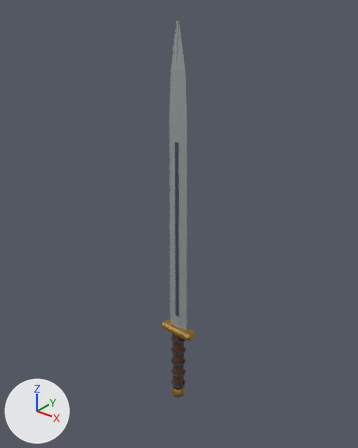
A saved change to the glTF model assets/models/weapons/sword_old.glb.
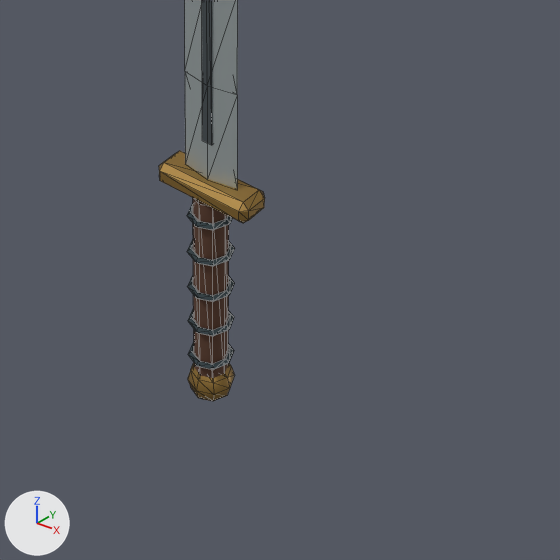
Each version appears first whole from a 50 mm lens placed at (0.693, -0.862, 0.969), pointed at (-0.026, 0.036, 0.412), and next in a close-up on the part from 31% to 81% of the width and 61% to 100% of the height. Every picture has the same lights, and +X, +Y and +Z are marked at lower left. The older version's two pictures come first. The close-ups show mesh edges as thin lines. Vertices at exactly the same position are counted once.

The first close-up shows 'Sword'.
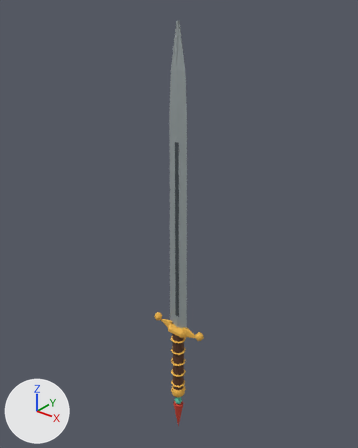
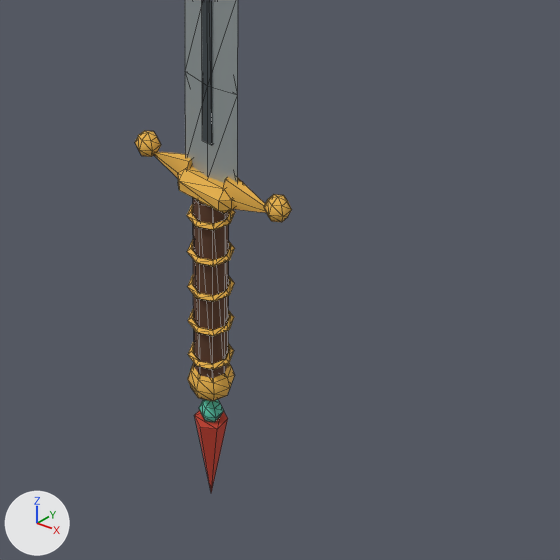
The change, as a list of edits to the scene's bpy script:
```text
Add mat_vk_jade_bead:
    mat_vk_jade_bead = principled_material('VK_jade_bead')
    mat_vk_jade_bead.base_color = (0.0931, 0.539, 0.381)  # green #56c2a6
    mat_vk_jade_bead.roughness = 0.9
Add mat_vk_leather:
    mat_vk_leather = principled_material('VK_leather')
    mat_vk_leather.base_color = (0.105, 0.0423, 0.0194)  # brown #5b3a26
    mat_vk_leather.roughness = 0.9
Add mat_vk_vermilion:
    mat_vk_vermilion = principled_material('VK_vermilion')
    mat_vk_vermilion.base_color = (0.578, 0.0513, 0.0273)  # red #c8402e
    mat_vk_vermilion.roughness = 0.9
Add mat_vk_gold:
    mat_vk_gold = principled_material('VK_gold')
    mat_vk_gold.base_color = (0.815, 0.445, 0.0685)  # orange #e9b24a
    mat_vk_gold.roughness = 0.9
Change me_sword:
    used by ob_sword; location = (0.0, 0.0, 0.0)
    remove me_sword.from_pydata(...)  # 286 vertices, 550 faces; spans x -0.05..0.05, y -0.022..0.022, z -0.132..0.9
    add me_sword.from_pydata(...)  # 367 vertices, 688 faces; spans x -0.082..0.082, y -0.022..0.022, z -0.26..0.9
    me_sword part 1: a new loose piece, a UV sphere (6 segments, 4 rings, poles along z) spanning x 0.062..0.082, y -0.012..0.012, z 0.11..0.134, in mat_vk_gold (orange #e9b24a)
    me_sword part 2: a new loose piece, a 6-sided cone pointing to +x spanning x 0.02..0.07, y -0.011..0.011, z 0.099..0.131, in mat_vk_gold (orange #e9b24a)
    me_sword part 3: a new loose piece, a UV sphere (6 segments, 4 rings, poles along z) spanning x -0.082..-0.062, y -0.012..0.012, z 0.11..0.134, in mat_vk_gold (orange #e9b24a)
    me_sword part 4: a new loose piece, a 6-sided cone pointing to -x spanning x -0.07..-0.02, y -0.011..0.011, z 0.099..0.131, in mat_vk_gold (orange #e9b24a)
    me_sword part 5: a new loose piece, a UV sphere (6 segments, 4 rings, poles along z) spanning x -0.01..0.01, y -0.012..0.012, z -0.162..-0.138, in mat_vk_jade_bead (green #56c2a6)
    me_sword part 6: a new loose piece, a 6-sided cone pointing to -z spanning x -0.014..0.014, y -0.016..0.016, z -0.26..-0.16, in mat_vk_vermilion (red #c8402e)
    me_sword part 7
    4 vertices in x 0.044, y -0.017..0.017, z 0.105..0.115 move by (-0.022, 0.0, 0.0)
    4 vertices in x -0.044, y -0.017..0.017, z 0.105..0.115 move by (0.022, 0.0, 0.0)
    16 vertices move from x -0.05..0.05, y -0.011..0.011, z 0.099..0.121 to x -0.03..0.03, y -0.009..0.009, z 0.097..0.123
    me_sword part 8: 28 faces spanning x -0.016..0.016, y -0.016..0.016, z -0.1..0.1 switch from mat_vk_wood_dark (brown #573827) to mat_vk_leather (brown #5b3a26)
    me_sword part 9: 320 faces spanning x -0.022..0.022, y -0.022..0.022, z -0.083..0.083 switch from mat_vk_cloth_dark (dark cyan #2c3a3f) to mat_vk_gold (orange #e9b24a)
    me_sword part 10: 124 faces spanning x -0.03..0.03, y -0.022..0.022, z -0.132..0.123 switch from mat_vk_bronze (brown #9c7a3c) to mat_vk_gold (orange #e9b24a)
    add me_sword.materials.append(mat_vk_jade_bead)  # green #56c2a6
    add me_sword.materials.append(mat_vk_vermilion)  # red #c8402e
```

What differs and where, as boxes (x1, y1, x2, y2) in the close-ups (560 x 560 px; the box of a moved part takes in the faces that stretch with it):
'Sword', reshaped
    before: (159, 0, 265, 401)
    after: (135, 0, 292, 492)
part 1 of me_sword, added (orange)
    after: (264, 194, 292, 222)
part 2 of me_sword, added (orange)
    after: (223, 177, 266, 213)
part 3 of me_sword, added (orange)
    after: (135, 131, 161, 157)
part 4 of me_sword, added (orange)
    after: (154, 152, 192, 178)
part 5 of me_sword, added (green)
    after: (199, 399, 224, 422)
part 6 of me_sword, added (red)
    after: (194, 410, 228, 492)
part 7 of me_sword, moved or reshaped
    before: (160, 151, 265, 221)
    after: (179, 166, 234, 211)
part 8 of me_sword, recoloured
    both: (193, 198, 229, 378)
part 9 of me_sword, recoloured
    both: (187, 204, 235, 370)
part 10 of me_sword, recoloured (brown to orange)
    before: (159, 151, 265, 401)
    after: (178, 166, 234, 401)
